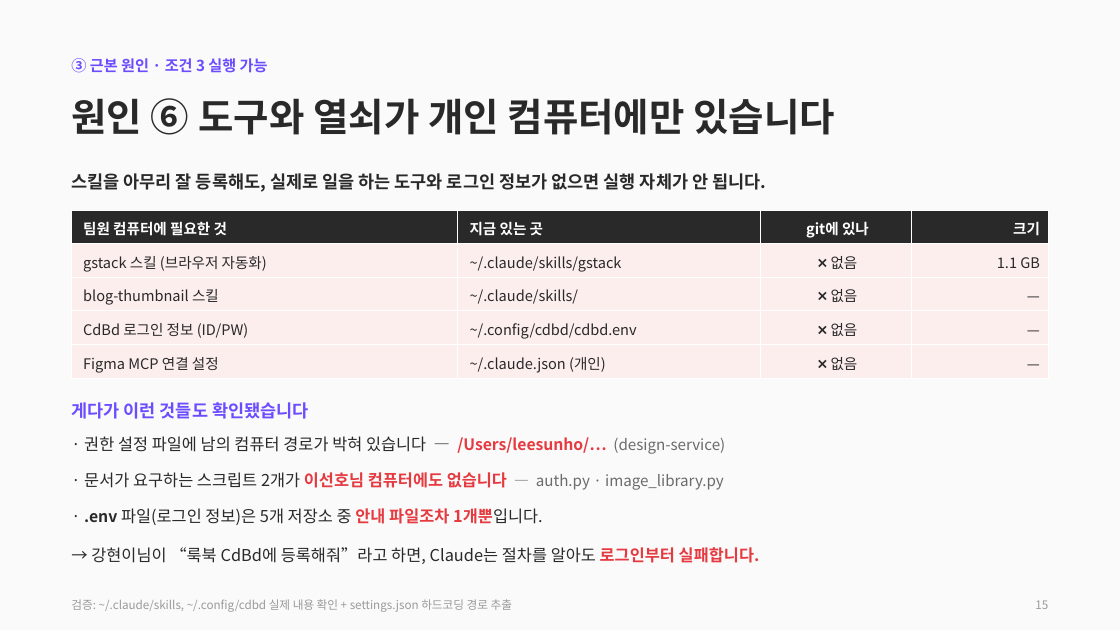
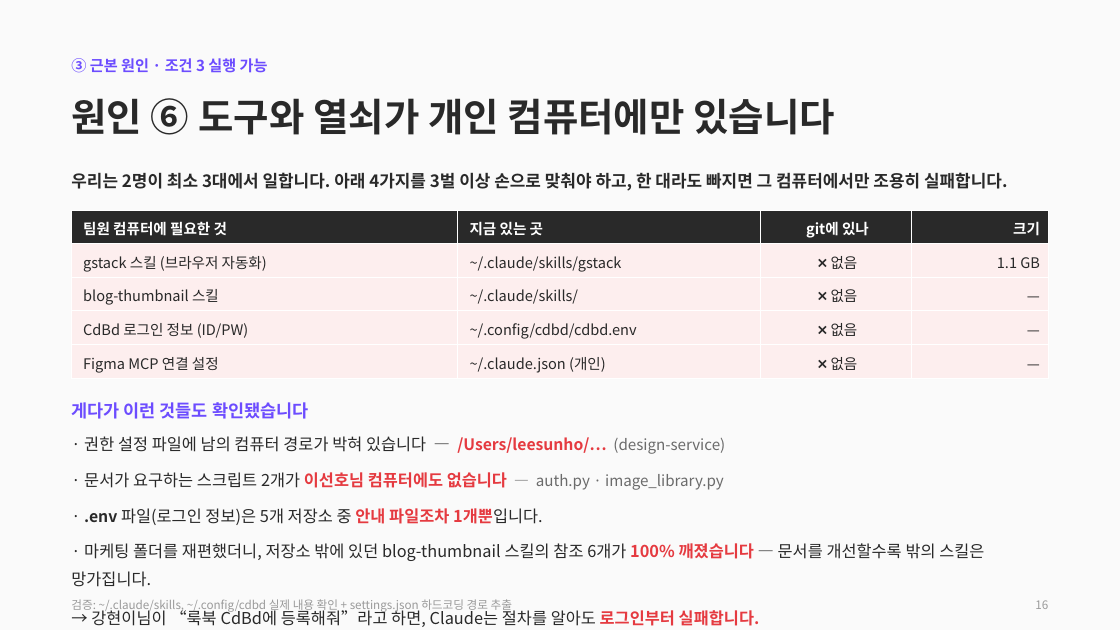
Before and after one commit to CdBd-in/design, a slide deck: slide 16 of CdBd 문서 체계 진단 및 개편 제안.pptx (slide 15 before the commit). Drawn at 1120x630 pixels with LibreOffice and Linux fonts; fonts in the diff are those of the drawing. Boxes give left, top, right and bottom in pixels: in the first picture for what was removed or moved away, otherwise in the second. Text is boxed around its words. In the diff, an @@ line names an element or a change of style, - is before the commit and + after.

```diff
--- a/CdBd 문서 체계 진단 및 개편 제안.pptx
+++ b/CdBd 문서 체계 진단 및 개편 제안.pptx
@@ text at bbox=[71, 172, 1007, 191]: text changed; size 15 to 14.5 pt @@
-스킬을 아무리 잘 등록해도, 실제로 일을 하는 도구와 로그인 정보가 없으면 실행 자체가 안 됩니다.
+우리는 2명이 최소 3대에서 일합니다. 아래 4가지를 3벌 이상 손으로 맞춰야 하고, 한 대라도 빠지면 그 컴퓨터에서만 조용히 실패합니다.
@@ text at bbox=[71, 543, 984, 587]: paragraph added @@
+· 마케팅 폴더를 재편했더니, 저장소 밖에 있던 blog-thumbnail 스킬의 참조 6개가 100% 깨졌습니다 — 문서를 개선할수록 밖의 스킬은 망가집니다.
```
Also in this commit, not shown: 17 other slides changed, 1 slide added, 1 other file.
